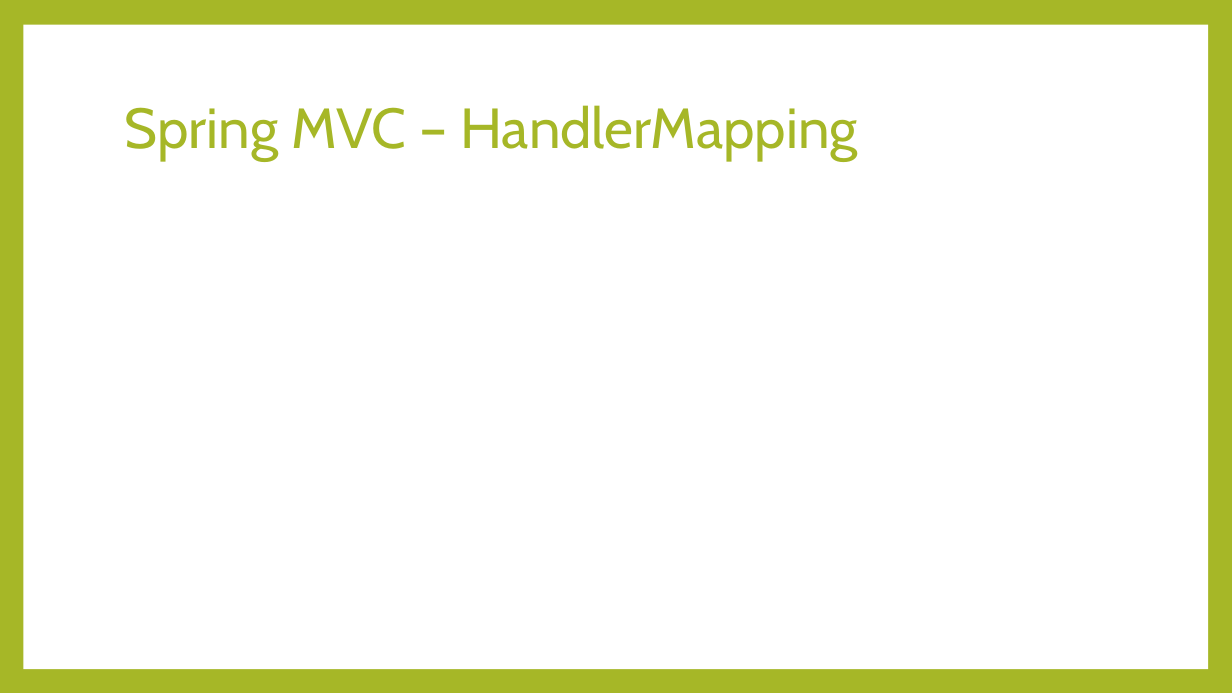
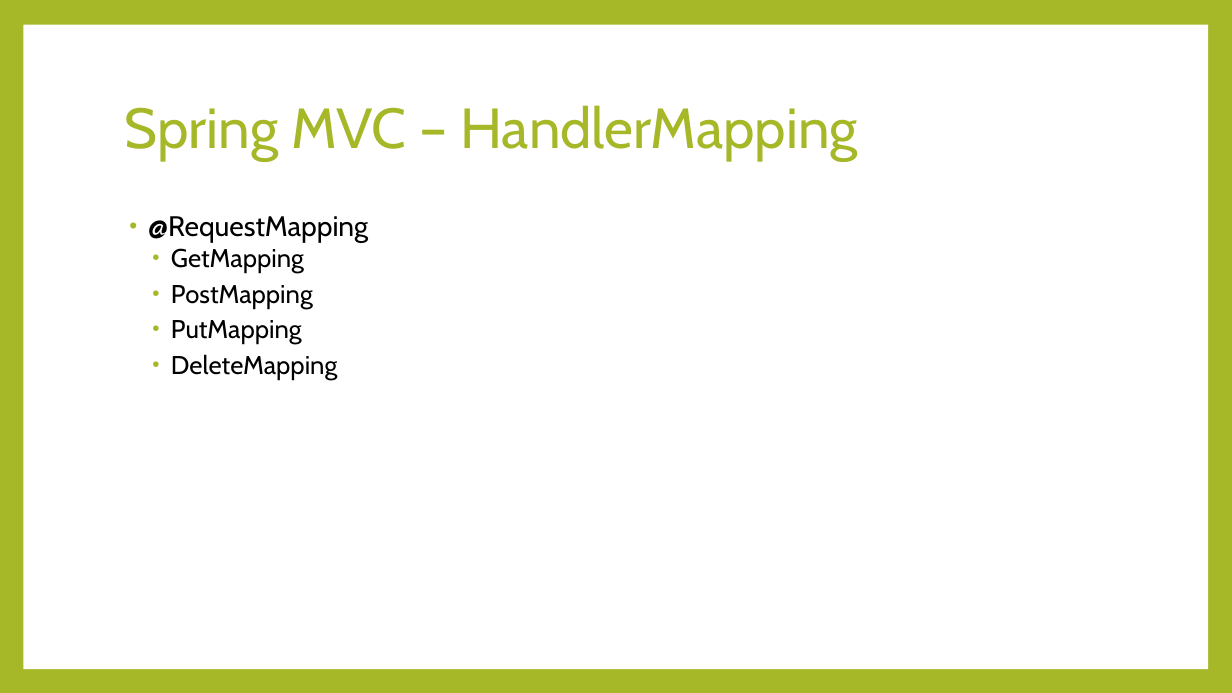
Before and after one commit to thaolt007/spring-doc, a slide deck: slide 16 of Spring.pptx. Drawn at 1232x693 pixels with LibreOffice and Linux fonts; fonts in the diff are those of the drawing. Boxes give left, top, right and bottom in pixels: in the first picture for what was removed or moved away, otherwise in the second. Text is boxed around its words. In the diff, an @@ line names an element or a change of style, - is before the commit and + after.

```diff
--- a/Spring.pptx
+++ b/Spring.pptx
@@ text added at box(148, 216, 368, 379), 20 pt, text #000000 @@
+• @RequestMapping
+  • GetMapping
+  • PostMapping
+  • PutMapping
+  • DeleteMapping
```
Also in this commit, not shown: 6 other slides changed, 1 slide removed, 3 other files.
